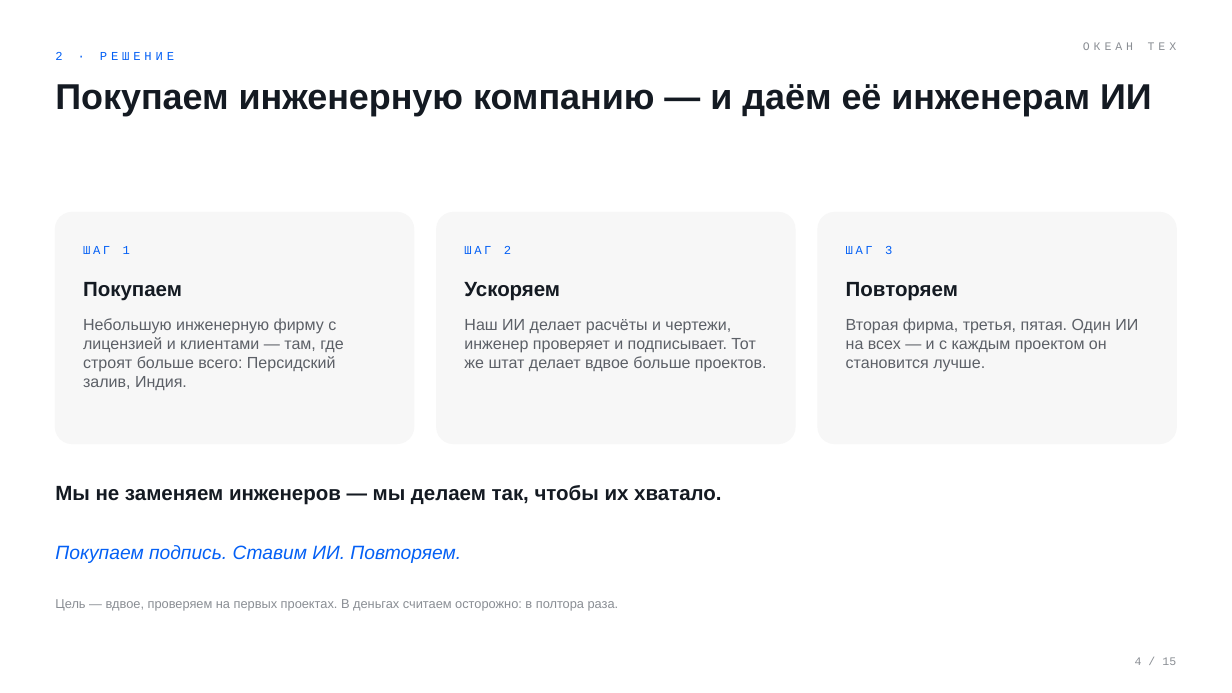
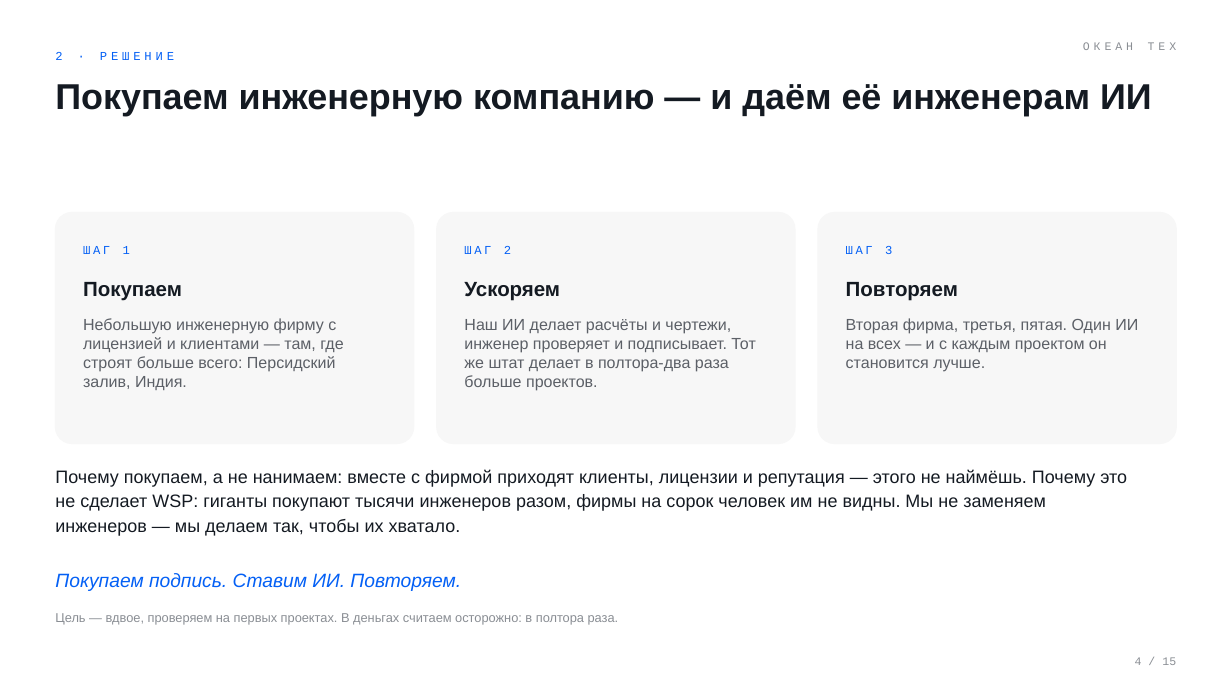
Before and after one commit to komoroshin/research, a slide deck: slide 4 of ai-case-library/research/ventures/grid-plain-deck.pptx. Drawn at 1232x693 pixels with LibreOffice and Linux fonts; fonts in the diff are those of the drawing. Boxes give left, top, right and bottom in pixels: in the first picture for what was removed or moved away, otherwise in the second. Text is boxed around its words. In the diff, an @@ line names an element or a change of style, - is before the commit and + after.

```diff
--- a/ai-case-library/research/ventures/grid-plain-deck.pptx
+++ b/ai-case-library/research/ventures/grid-plain-deck.pptx
@@ text at (464, 319, 755, 391): text changed @@
-Наш ИИ делает расчёты и чертежи, инженер проверяет и подписывает. Тот же штат делает вдвое больше проектов.
+Наш ИИ делает расчёты и чертежи, инженер проверяет и подписывает. Тот же штат делает в полтора-два раза больше проектов.
@@ text at (55, 469, 1127, 536): text changed; size 16 to 14 pt; bold off @@
-Мы не заменяем инженеров — мы делаем так, чтобы их хватало.
+Почему покупаем, а не нанимаем: вместе с фирмой приходят клиенты, лицензии и репутация — этого не наймёшь. Почему это не сделает WSP: гиганты покупают тысячи инженеров разом, фирмы на сорок человек им не видны. Мы не заменяем инженеров — мы делаем так, чтобы их хватало.
@@ text "Покупаем подпись. Ставим ИИ. Повторяем.": place and size @@
-text "Покупаем подпись. Ставим ИИ. Повторяем." at (55, 545, 461, 563)
+text "Покупаем подпись. Ставим ИИ. Повторяем." at (55, 573, 461, 591)
@@ text "Цель — вдвое, проверяем на ...": place and size @@
-text "Цель — вдвое, проверяем на ..." at (55, 599, 619, 611)
+text "Цель — вдвое, проверяем на ..." at (55, 613, 619, 625)
```
Also in this commit, not shown: 11 other slides changed, 3 other files.
